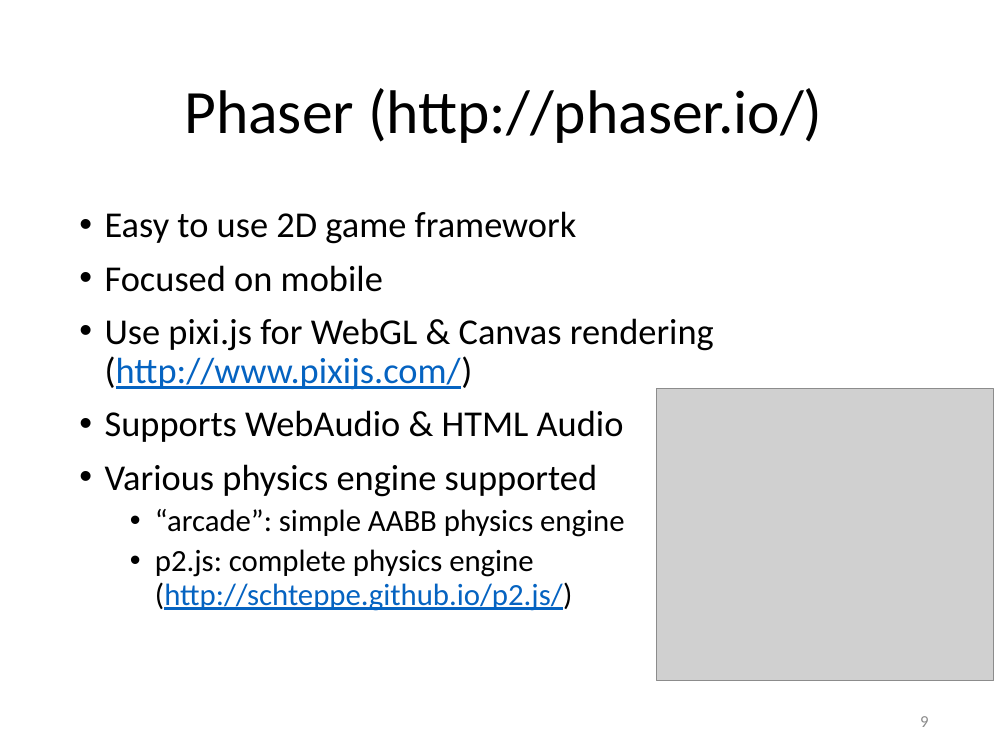
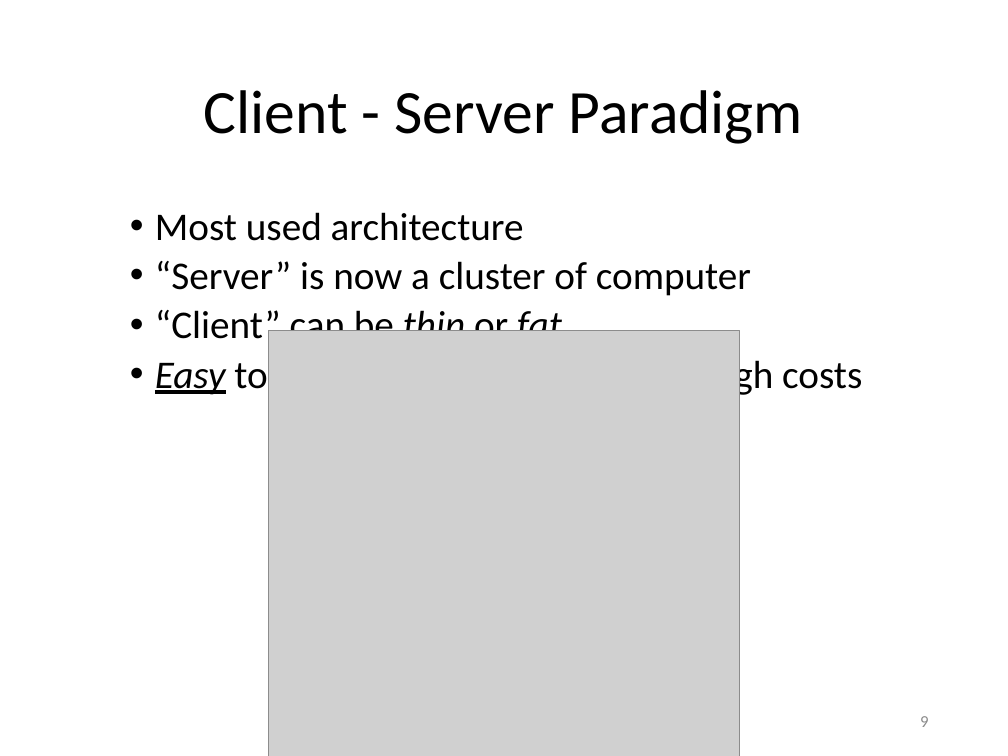
Before and after one commit to Lotti/codemotion2015, a slide deck: slide 9 of slides/slides.pptx. Drawn at 1008x756 pixels with LibreOffice and Linux fonts; fonts in the diff are those of the drawing; grey boxes stand for pictures; background and template pictures are left out. Boxes give left, top, right and bottom in pixels: in the first picture for what was removed or moved away, otherwise in the second. Text is boxed around its words. In the diff, an @@ line names an element or a change of style, - is before the commit and + after.

Commit message:
slides developing...

```diff
--- a/slides/slides.pptx
+++ b/slides/slides.pptx
@@ title at (204,90,803,144): text changed @@
-Phaser (http://phaser.io/)
+Client - Server Paradigm
@@ text at (155,212,862,398): text changed; size 26 to 28 pt @@
-• Easy to use 2D game framework
-• Focused on mobile
-• Use pixi.js for WebGL & Canvas rendering
-  (http://www.pixijs.com/)
-• Supports WebAudio & HTML Audio
-• Various physics engine supported
-  • “arcade”: simple AABB physics engine
-  • p2.js: complete physics engine
-    (http://schteppe.github.io/p2.js/)
+  • Most used architecture
+  • “Server” is now a cluster of computer
+  • “Client” can be thin or fat
+  • Easy to develop, hard to maintain, high costs
@@ picture added at (269,331,740,756) @@
@@ picture removed at (657,389,994,681) @@
```
Also in this commit, not shown: 9 other slides changed, 8 other files.
